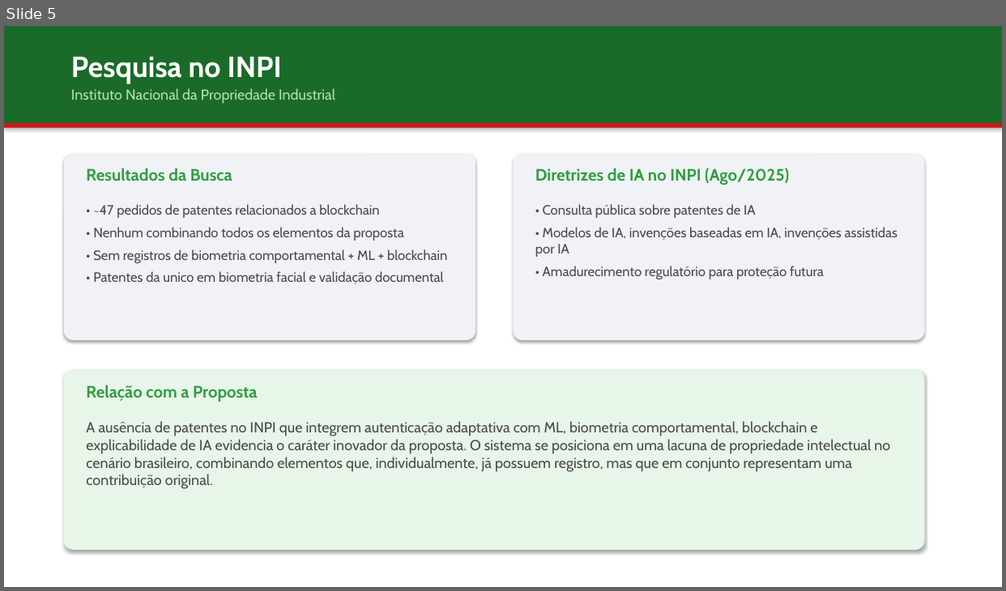
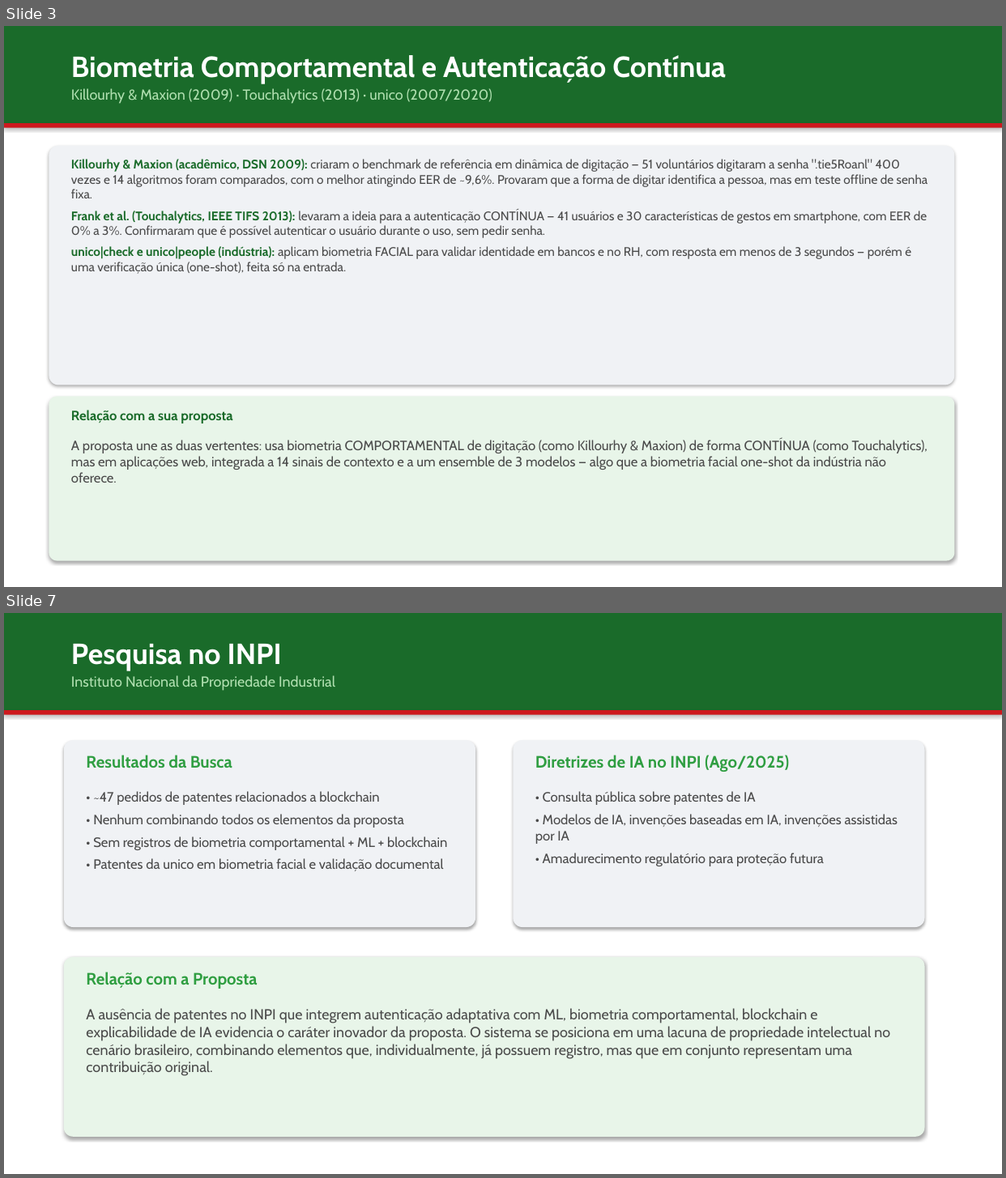
Before and after one commit to jgbcientista/gestao-autonomo, a slide deck: docs/trabalhos-relacionados.pptx. Shown one above the other, each under a label of ours: slide 5 before the commit, slides 3 and 7 after it; the slides between them are not shown. The pictures are 1006x591 and 1006x1178 pixels, drawn with LibreOffice and Linux fonts; fonts in the diff are those of the drawing. Boxes give left, top, right and bottom in pixels: in the first picture for what was removed or moved away, otherwise in the second. Text is boxed around its words. In the diff, an @@ line names an element or a change of style, - is before the commit and + after.

```diff
--- a/docs/trabalhos-relacionados.pptx
+++ b/docs/trabalhos-relacionados.pptx
@@ slide 3 added at (4, 26, 1002, 587), background #FFFFFF @@
@@ rectangle added at (4, 26, 1002, 123), fill #1A6B2A @@
@@ text added at (71, 55, 726, 84), 28 pt, text #FFFFFF, bold @@
+Biometria Comportamental e Autenticação Contínua
@@ text added at (71, 88, 492, 104), 14 pt, text #B0E0B0 @@
+Killourhy & Maxion (2009) · Touchalytics (2013) · unico (2007/2020)
@@ rectangle added at (4, 123, 1002, 128), fill #CD191E @@
@@ rounded rectangle added at (49, 146, 955, 386), fill #F0F2F5 @@
@@ text added at (71, 159, 928, 274), 12 pt, text #4A4A4A @@
+Killourhy & Maxion (acadêmico, DSN 2009): criaram o benchmark de referência em dinâmica de digitação — 51 voluntários digitaram a senha ".tie5Roanl" 400 vezes e 14 algoritmos foram comparados, com o melhor atingindo EER de ~9,6%. Provaram que a forma de digitar identifica a pessoa, mas em teste offline de senha fixa.
+Frank et al. (Touchalytics, IEEE TIFS 2013): levaram a ideia para a autenticação CONTÍNUA — 41 usuários e 30 características de gestos em smartphone, com EER de 0% a 3%. Confirmaram que é possível autenticar o usuário durante o uso, sem pedir senha.
+unico|check e unico|people (indústria): aplicam biometria FACIAL para validar identidade em bancos e no RH, com resposta em menos de 3 segundos — porém é uma verificação única (one-shot), feita só na entrada.
@@ rounded rectangle added at (49, 396, 955, 561), fill #E8F5E9 @@
@@ text added at (71, 410, 232, 424), 13 pt, text #1A6B2A, bold @@
+Relação com a sua proposta
@@ text added at (71, 440, 927, 483), 13 pt, text #4A4A4A @@
+A proposta une as duas vertentes: usa biometria COMPORTAMENTAL de digitação (como Killourhy & Maxion) de forma CONTÍNUA (como Touchalytics), mas em aplicações web, integrada a 14 sinais de contexto e a um ensemble de 3 modelos — algo que a biometria facial one-shot da indústria não oferece.
@@ what was slide 5 is now slide 7 @@
```
Also in this commit, not shown: 5 slides changed, 3 other slides added, 7 slides removed.
